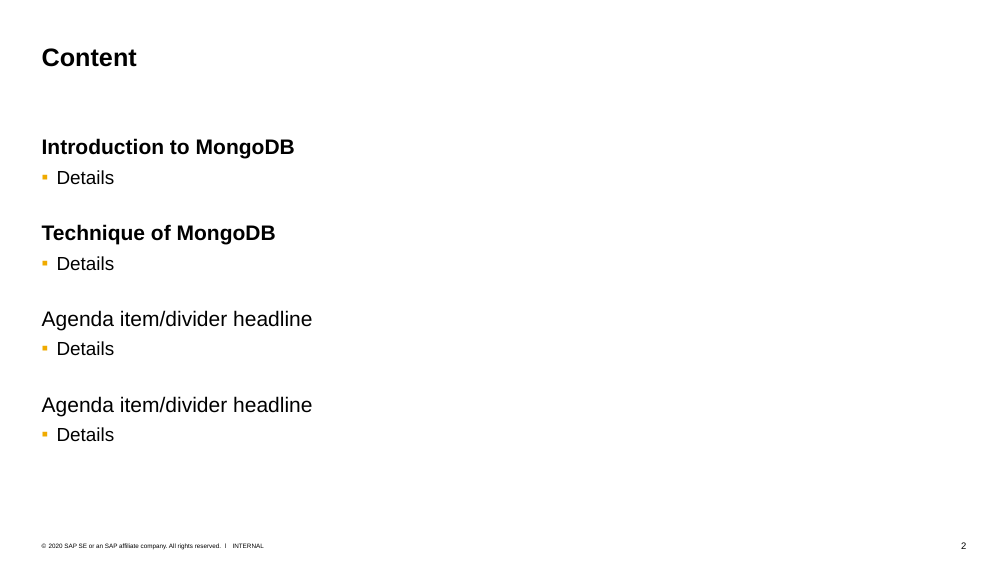
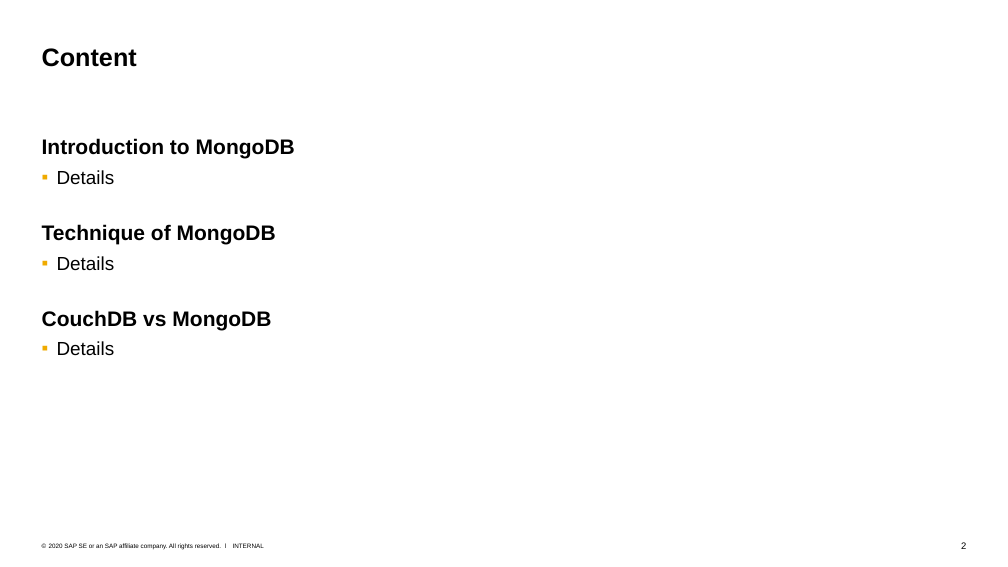
Before and after one commit to Voidkai/Survey_on_NoSQL, a slide deck: slide 2 of NoSQL/The_survey_on_MongoDB.pptx. Drawn at 1008x567 pixels with LibreOffice and Linux fonts; fonts in the diff are those of the drawing. Boxes give left, top, right and bottom in pixels: in the first picture for what was removed or moved away, otherwise in the second. Text is boxed around its words. In the diff, an @@ line names an element or a change of style, - is before the commit and + after.

Commit message:
Updated

```diff
--- a/NoSQL/The_survey_on_MongoDB.pptx
+++ b/NoSQL/The_survey_on_MongoDB.pptx
@@ text at [42,310,271,330]: text changed; bold on @@
-Agenda item/divider headline
+CouchDB vs MongoDB
@@ text at [42,396,312,442]: paragraphs removed @@
-Agenda item/divider headline
-  ▪ Details
```
Also in this commit, not shown: 1 other slide changed, 8 slides added, 18 slides removed.
